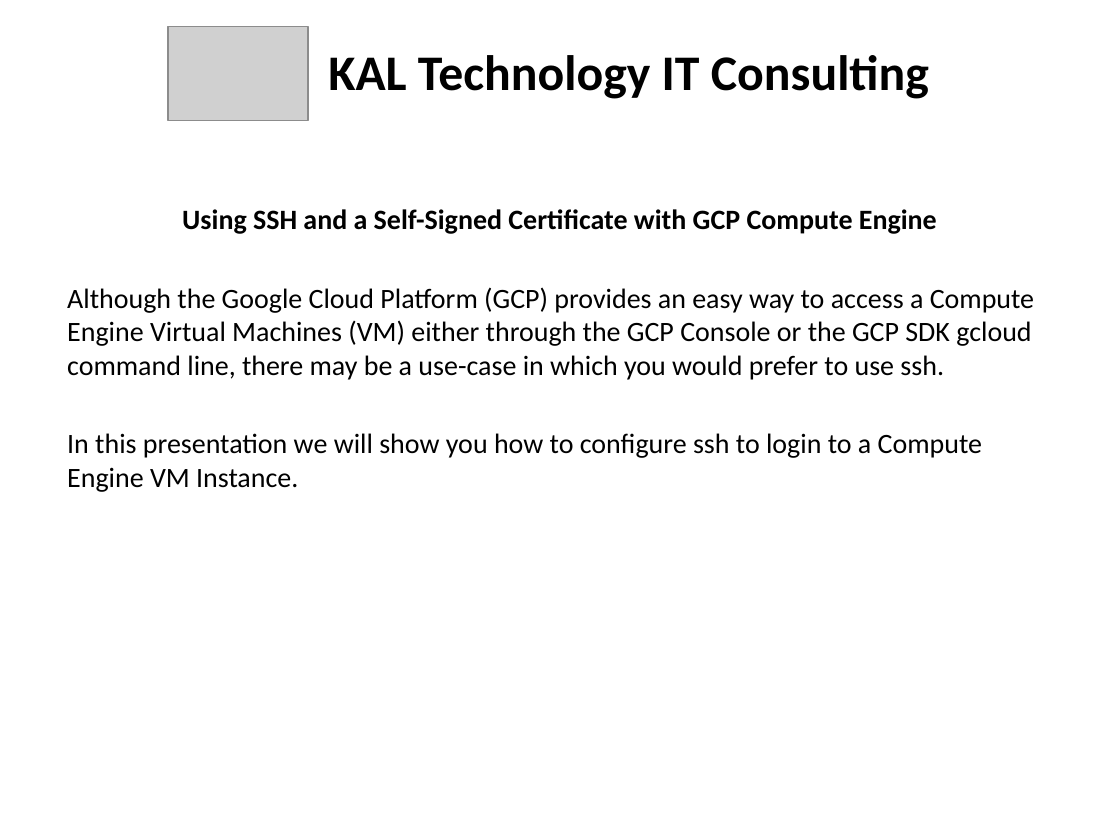
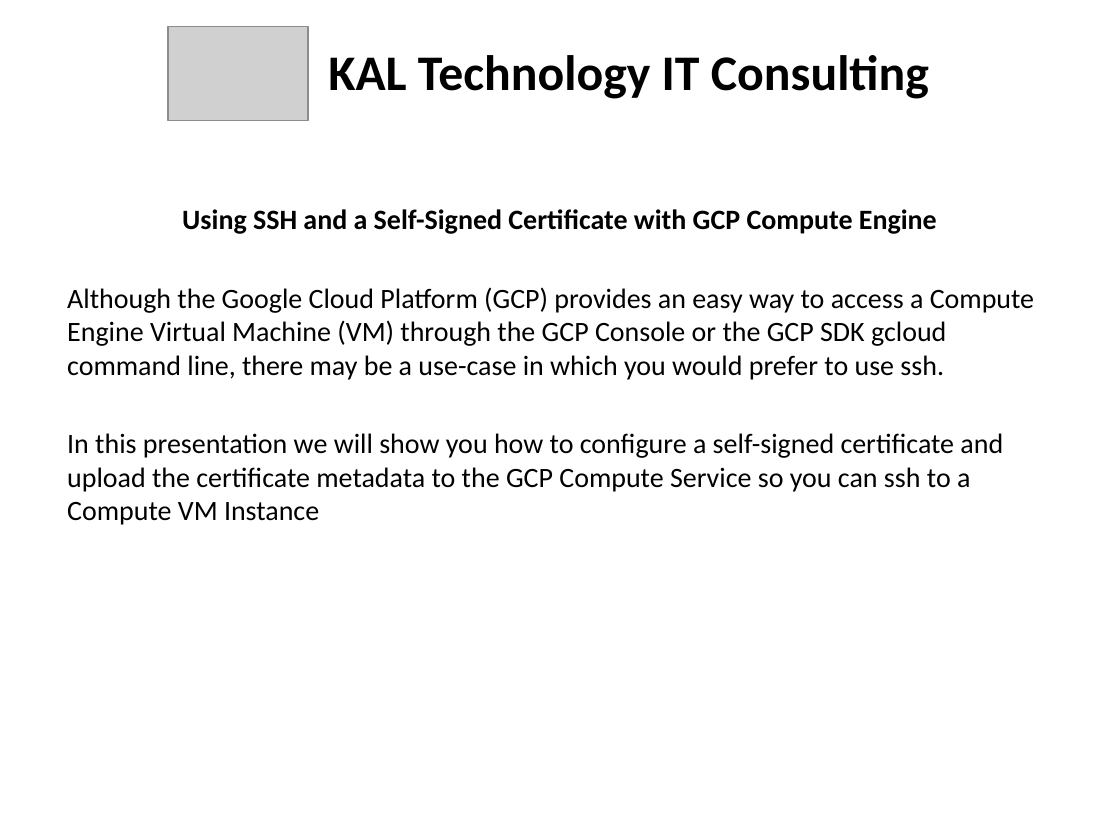
Before and after one commit to kskalvar/gcp-compute-ssh-self-signed-certificate, a slide deck: slide 2 of GCP Compute ssh Self-Signed-Certificate.pptx. Drawn at 1120x840 pixels with LibreOffice and Linux fonts; fonts in the diff are those of the drawing; grey boxes stand for pictures. Boxes give left, top, right and bottom in pixels: in the first picture for what was removed or moved away, otherwise in the second. Text is boxed around its words. In the diff, an @@ line names an element or a change of style, - is before the commit and + after.

```diff
--- a/GCP Compute ssh Self-Signed-Certificate.pptx
+++ b/GCP Compute ssh Self-Signed-Certificate.pptx
@@ text at (67,287,1034,525): text changed @@
-Although the Google Cloud Platform (GCP) provides an easy way to access a Compute Engine Virtual Machines (VM) either through the GCP Console or the GCP SDK gcloud command line, there may be a use-case in which you would prefer to use ssh.
-In this presentation we will show you how to configure ssh to login to a Compute Engine VM Instance.
+Although the Google Cloud Platform (GCP) provides an easy way to access a Compute Engine Virtual Machine (VM) through the GCP Console or the GCP SDK gcloud command line, there may be a use-case in which you would prefer to use ssh.
+In this presentation we will show you how to configure a self-signed certificate and upload the certificate metadata to the GCP Compute Service so you can ssh to a Compute VM Instance
```
Also in this commit, not shown: 2 other slides changed, 1 other file.
